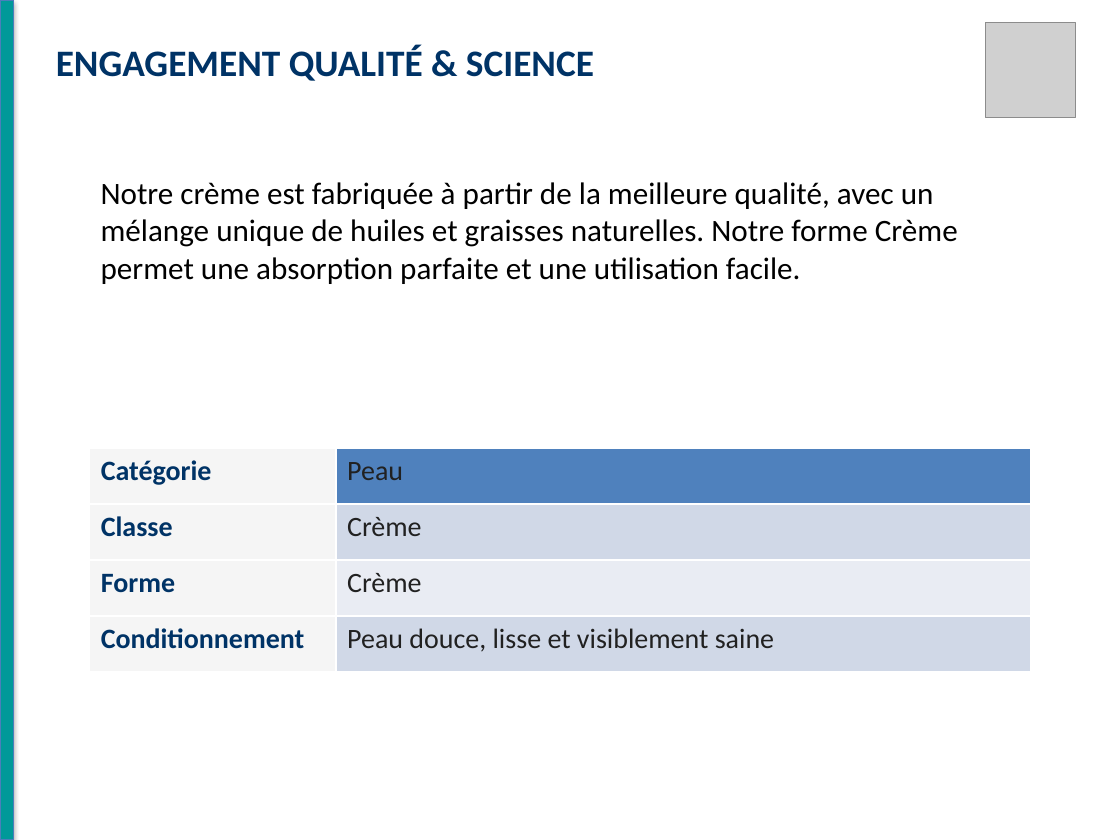
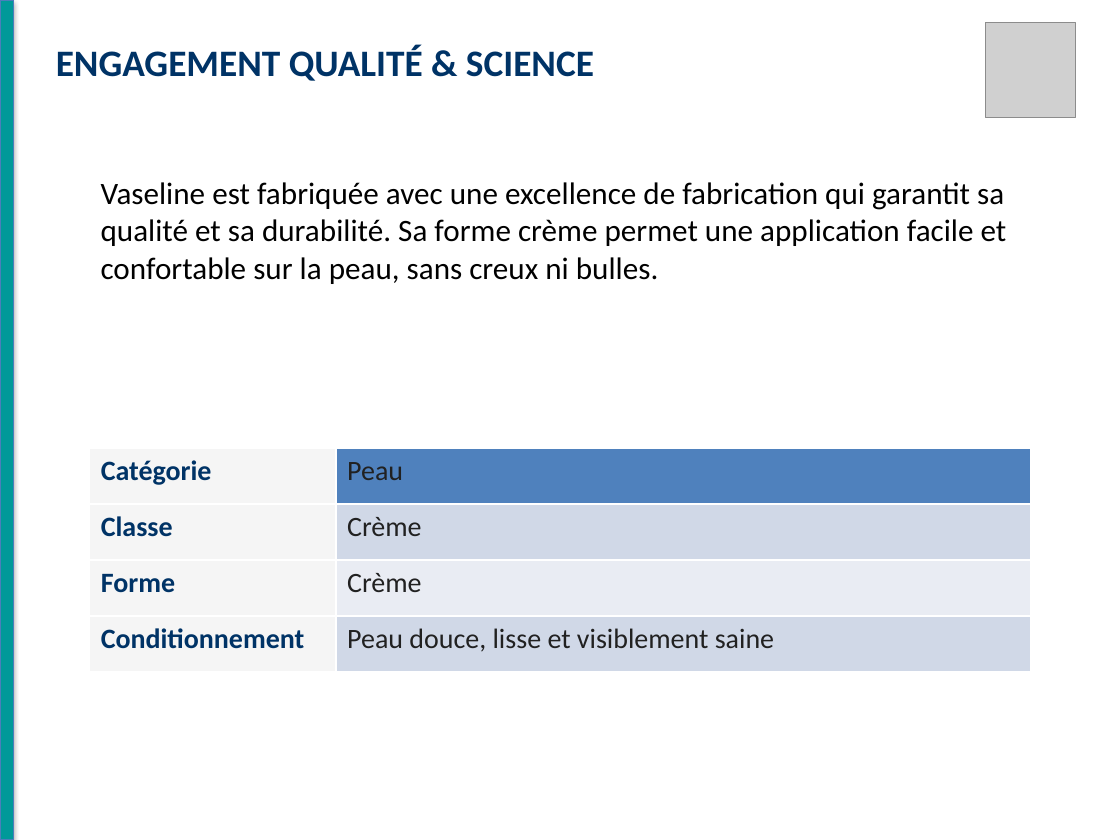
Before and after one commit to RayanAloui/Esprit-PIDS-4DS11-2026-Avatar, a slide deck: slide 5 of alia_django/apps/modeling/data/static/videos/Vaseline.pptx. Drawn at 1120x840 pixels with LibreOffice and Linux fonts; fonts in the diff are those of the drawing; grey boxes stand for pictures. Boxes give left, top, right and bottom in pixels: in the first picture for what was removed or moved away, otherwise in the second. Text is boxed around its words. In the diff, an @@ line names an element or a change of style, - is before the commit and + after.

```diff
--- a/alia_django/apps/modeling/data/static/videos/Vaseline.pptx
+++ b/alia_django/apps/modeling/data/static/videos/Vaseline.pptx
@@ text at (x1=101, y1=182, x2=1007, y2=284): text changed @@
-Notre crème est fabriquée à partir de la meilleure qualité, avec un mélange unique de huiles et graisses naturelles. Notre forme Crème permet une absorption parfaite et une utilisation facile.
+Vaseline est fabriquée avec une excellence de fabrication qui garantit sa qualité et sa durabilité. Sa forme crème permet une application facile et confortable sur la peau, sans creux ni bulles.
```
Also in this commit, not shown: 5 other slides changed, 32 other files.
